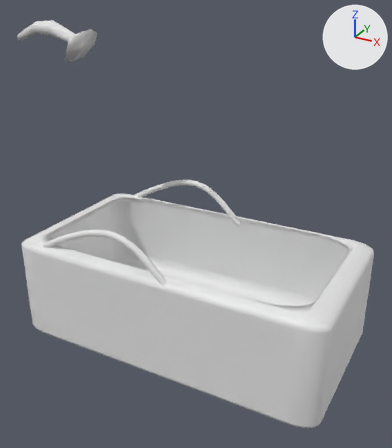
The FBX model Export Art/Motel/Interior/Bath.fbx as it was, and as the next commit left it.
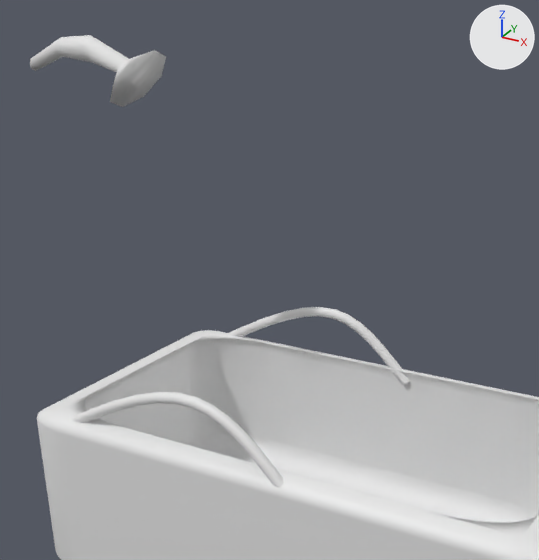
Old and new are each drawn whole from a 50 mm lens placed at (1.48, -2.68, 2.09), pointed at (0.01, 0.0, 0.75) and again close up on the part from 0% to 81% of the width and 0% to 73% of the height. Arrows for +X, +Y and +Z are at upper right; the lights stay in place. The first two pictures are the older version. Where no turn or scale is listed for an object, it has been applied to the vertices.

The older version as bpy lines, for what is in view:
```python
me_bath = bpy.data.meshes.new('Bath')
me_bath.from_pydata(...)  # 1640 vertices, 1570 faces; spans x -1.19..1.1, y -0.05..1.02, z -0.62..1.32
ob_béziercurve_001 = bpy.data.objects.new('BézierCurve.001', me_bath)
ob_béziercurve_001.location = (-0.098, -0.486, 0.58)
```
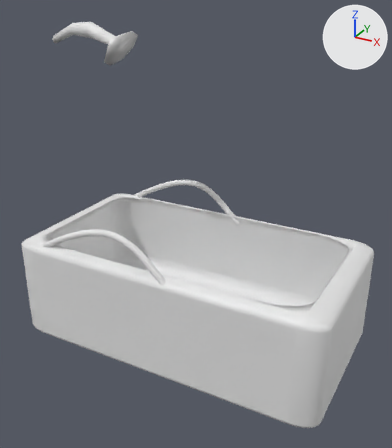
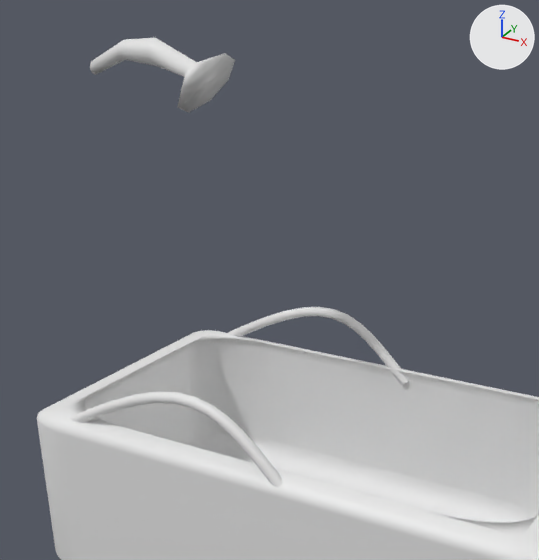
The newer file is also turned or shifted as a whole; pictures and numbers use the older file's frame.

Where the change shows, as pixel boxes [x1, y1, x2, y2] in the close-ups (539 x 560 px; the box of a moved part takes in the faces that stretch with it):
'BézierCurve.001', reshaped
    before: [30, 35, 539, 560]
    after: [37, 38, 539, 560]
part 1 of me_bath, moved or reshaped
    before: [30, 35, 166, 107]
    after: [90, 38, 235, 112]
part 2 of me_bath, moved or reshaped
    before: [191, 311, 391, 432]
    after: [190, 311, 390, 431]

Diff of the bpy script that builds the scene:
```diff
--- a/Export Art/Motel/Interior/Bath.fbx.py
+++ b/Export Art/Motel/Interior/Bath.fbx.py
@@ me_bath @@
 # used by ob_béziercurve_001; location = (-0.098, -0.486, 0.58)
-me_bath.from_pydata(...)  # 1640 vertices, 1570 faces; spans x -1.19..1.1, y -0.05..1.02, z -0.62..1.32
+me_bath.from_pydata(...)  # 1640 vertices, 1570 faces; spans x -0.9..1.1, y -0.05..1.02, z -0.62..1.32
+# me_bath part 1: the loose piece of 40 vertices spanning x -1.19..-0.62, y 0.37..0.63, z 1.08..1.32 is moved by (0.3, 0.0, 0.0)
+# me_bath part 2
+# 17 vertices are removed from x -0.62..0.22, y -0.03..0.97, z -0.01..0.22
+# 47 faces are deleted
+# 5 vertices move within x -0.5..0.21, y -0.02..0.96, z -0.01..0.21
+# 17 vertices are added at x -0.63..0.2, y -0.03..0.97, z -0.01..0.22
+# 47 new faces join them
```
